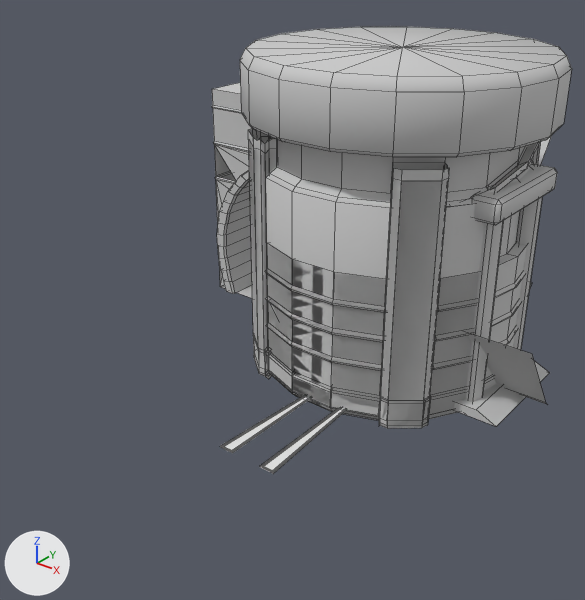
Renders of the FBX model Assets/Art/Art 3D/Level/CompleteLevelParts/Level001-part1.fbx from each side of a commit.
Camera for both pictures: a 50 mm camera at (13.2, -21.7, 14.0) aimed at (-2.0, -2.7, 2.2). Lighting does not change. The marker at lower left points along +X, +Y and +Z. Mesh edges are drawn as thin lines. Where no turn or scale is listed for an object, it has been applied to the vertices.

Names of what the first picture shows: 'Ceiling013', 'ElevatorEnd', 'ElevatorEnd-model-2', 'ElevatorStart', 'ElevetorMiddleSupport', 'Floor8x2to1001', 'LaserDoor001'.
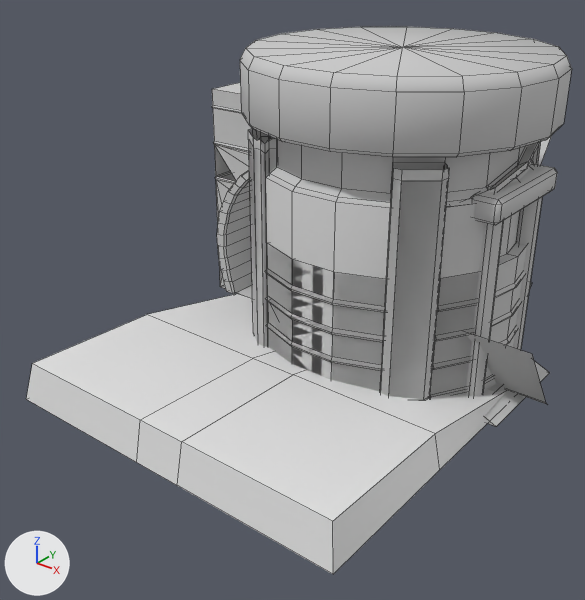
Where the newer file only moved an object's origin or applied its transform, the numbers keep the older frame.

Pixel boxes [x1, y1, x2, y2] of what changed, in the pictures (585 x 600 px):
'MainCeiling', added
    after: [26, 293, 506, 574]
'Floor8x2to1001', unchanged, covered by the edit
    before: [220, 395, 346, 473]

What the commit changed:
Mesh me_mesh_089 is new.
It has 22 vertices, 15 faces and spans x -6.0..6.0, y -5.0..5.0, z 0.0..1.28.
Object 'MainCeiling' (ob_mainceiling) is new; it shows me_mesh_089.
Its location is (-1.0, -5.0, 0.0).
